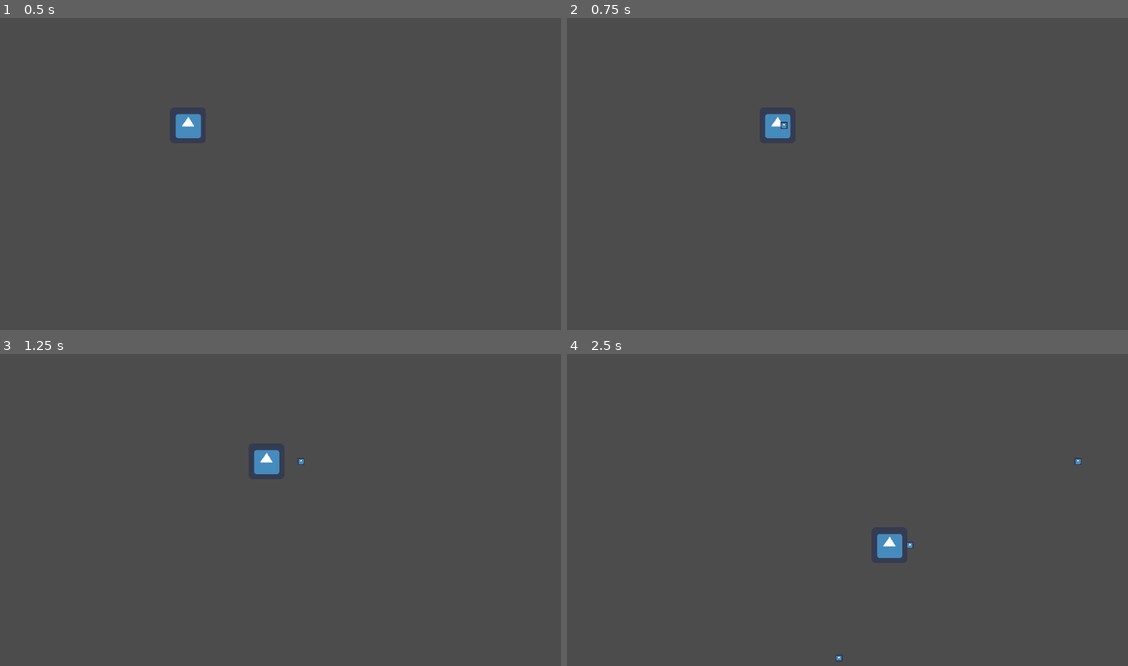
Above: before the commit, frames 1-4 (two rows, left to right).
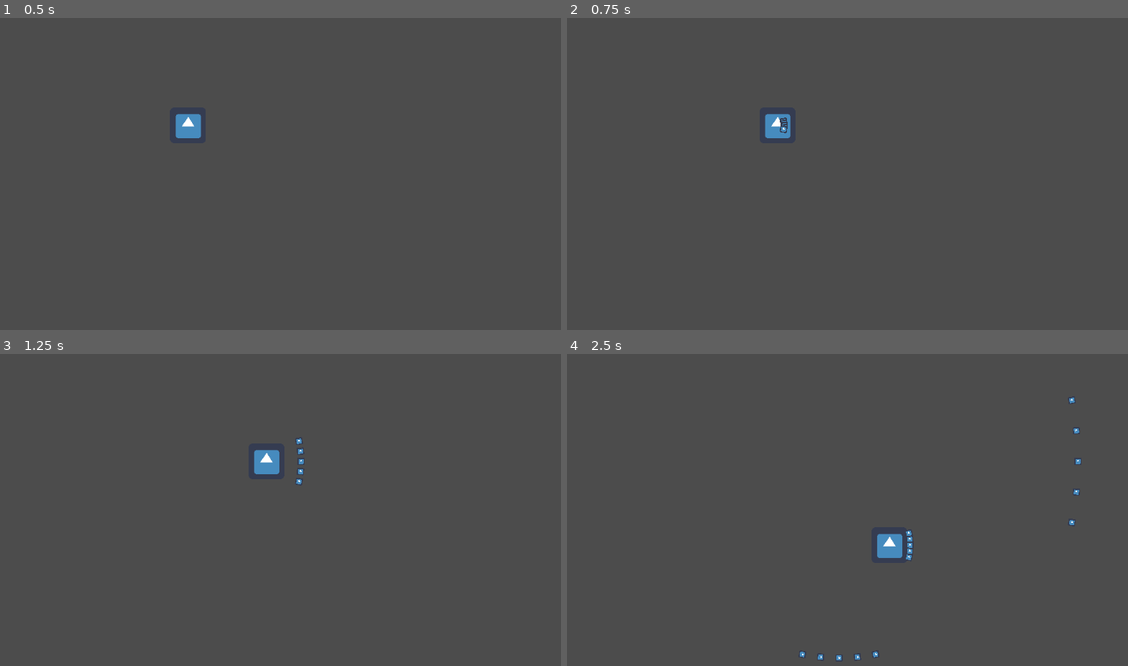
Above: after the commit, the same moments.

Repository: FelipePM01/SpookyScaryGameJamRep
Game: Godot game, scene res://Scenes/Game.tscn
Same seed, same stepped clock (60 frames per second), same inputs: the game is played once before the commit and once after it. The engine's default icon, where the game draws it, is replaced by a stand-in: a white triangle on a blue panel in a dark square.
Inputs:
- Up to frame 1 (0.5 s): no input
- Up to frame 2 (0.75 s): tap Enter at 0.5 s; hold D (right) from 0.53 s (still down); tap Space (shoot) at 0.6 s
- Up to frame 3 (1.25 s): keep holding D (right)
- Up to frame 4 (2.5 s): release D (right) at 1.28 s; hold S (down) 1.28-2.03 s; tap Space (shoot) at 1.35, 2.1 s; hold D (right) from 2.03 s (still down)

Frame 1 is identical in both runs. In frame 2, less than 0.1% of the frame differs, in the area x 37-40%, y 31-37%; in frame 3, less than 0.1%; in frame 4, 0.2%, in the area x 41-92%, y 13-98%.

Commit message:
shotgun shoot implemented

Diff:
--- /dev/null
+++ b/SpookyScaryGameJam/Scenes/BasicProjectile.tscn
@@ -0,0 +1,21 @@
+[gd_scene load_steps=4 format=2]
+
+[ext_resource path="res://icon.png" type="Texture" id=1]
+[ext_resource path="res://Scripts/Projectile.gd" type="Script" id=2]
+
+[sub_resource type="RectangleShape2D" id=1]
+extents = Vector2( 6.59699, 6.67071 )
+
+[node name="Projectile" type="KinematicBody2D"]
+collision_layer = 2
+collision_mask = 2
+script = ExtResource( 2 )
+
+[node name="CollisionShape2D" type="CollisionShape2D" parent="."]
+shape = SubResource( 1 )
+
+[node name="Sprite" type="Sprite" parent="."]
+rotation = 1.5708
+scale = Vector2( 0.2, 0.2 )
+z_index = 2
+texture = ExtResource( 1 )
--- a/SpookyScaryGameJam/Scenes/Projectile.tscn
+++ b/SpookyScaryGameJam/Scenes/ShotgunProjectile.tscn
@@ -4,11 +4,11 @@
 [ext_resource path="res://Scripts/Projectile.gd" type="Script" id=2]
 
 [sub_resource type="RectangleShape2D" id=1]
-extents = Vector2( 6.59699, 6.67071 )
+extents = Vector2( 6.27221, 6.42019 )
 
-[node name="Projectile" type="KinematicBody2D"]
-collision_layer = 2
-collision_mask = 2
+[node name="ShotgunProjectile" type="KinematicBody2D"]
+collision_layer = 0
+collision_mask = 0
 script = ExtResource( 2 )
 
 [node name="CollisionShape2D" type="CollisionShape2D" parent="."]
@@ -16,6 +16,4 @@
 
 [node name="Sprite" type="Sprite" parent="."]
 scale = Vector2( 0.2, 0.2 )
-z_index = 2
 texture = ExtResource( 1 )
-[connection signal="visibility_changed" from="CollisionShape2D" to="." method="_on_CollisionShape2D_visibility_changed"]
--- a/SpookyScaryGameJam/Scripts/Character.gd
+++ b/SpookyScaryGameJam/Scripts/Character.gd
@@ -2,7 +2,11 @@
 var velocity=Vector2(0,0)
 var SPEED=200
 var last_velocity=Vector2(1,0)
-onready var projectile=preload("res://Scenes/Projectile.tscn")
+var municao=[0,0]
+enum Gun {SHOTGUN,MOLOTOV}
+var mode=1
+onready var projectile=preload("res://Scenes/BasicProjectile.tscn")
+onready var shotgun=preload("res://Scenes/ShotgunProjectile.tscn")
 func _ready():
 	pass # Replace with function body.
 
@@ -27,6 +31,12 @@
 		last_velocity=velocity
 
 	if Input.is_action_just_pressed("shoot"):
-		var p=projectile.instance()
-		get_parent().add_child(p)
-		p.start(global_position,last_velocity)
+		if mode==0:
+			var p=projectile.instance()
+			get_parent().add_child(p)
+			p.start(global_position,last_velocity)
+		elif mode==1:
+			for i in range(-2,3):
+				var s=shotgun.instance()
+				get_parent().add_child(s)
+				s.start(global_position,last_velocity.rotated(i*PI/32))
--- a/SpookyScaryGameJam/Scripts/Projectile.gd
+++ b/SpookyScaryGameJam/Scripts/Projectile.gd
@@ -7,7 +7,7 @@
 	global_position=start_position
 	direction=start_direction
 	velocity=direction.normalized()*SPEED
-	print(1)
+	rotation=velocity.angle()
 func _ready():
 	pass # Replace with function body.
 
@@ -16,11 +16,4 @@
 	if collision:
 		if collision.collider.has_method("hit"):
 			collision.collider.hit()
-		print(2)
 		queue_free()
-
-
-func _on_CollisionShape2D_visibility_changed():
-#	print(2)
-#	queue_free()
-	pass
